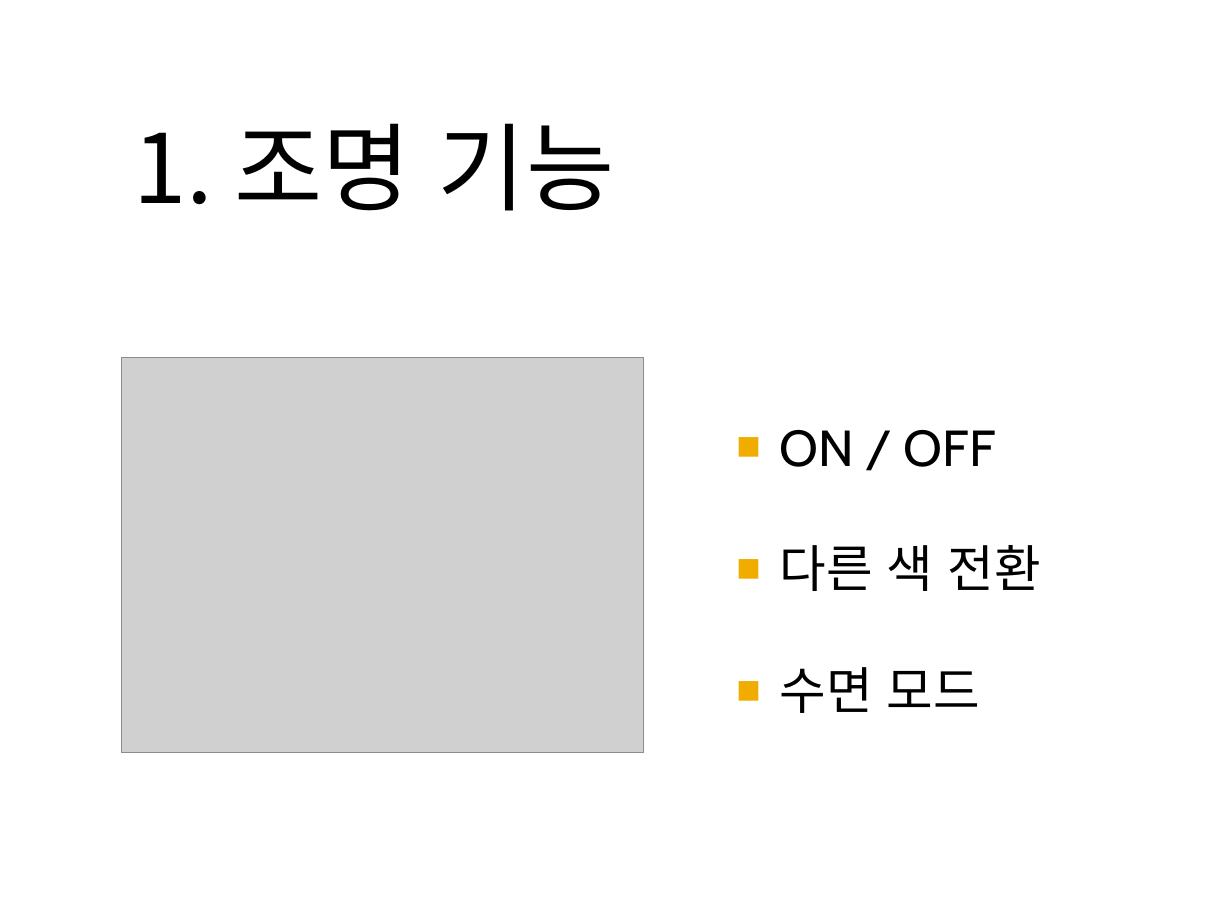
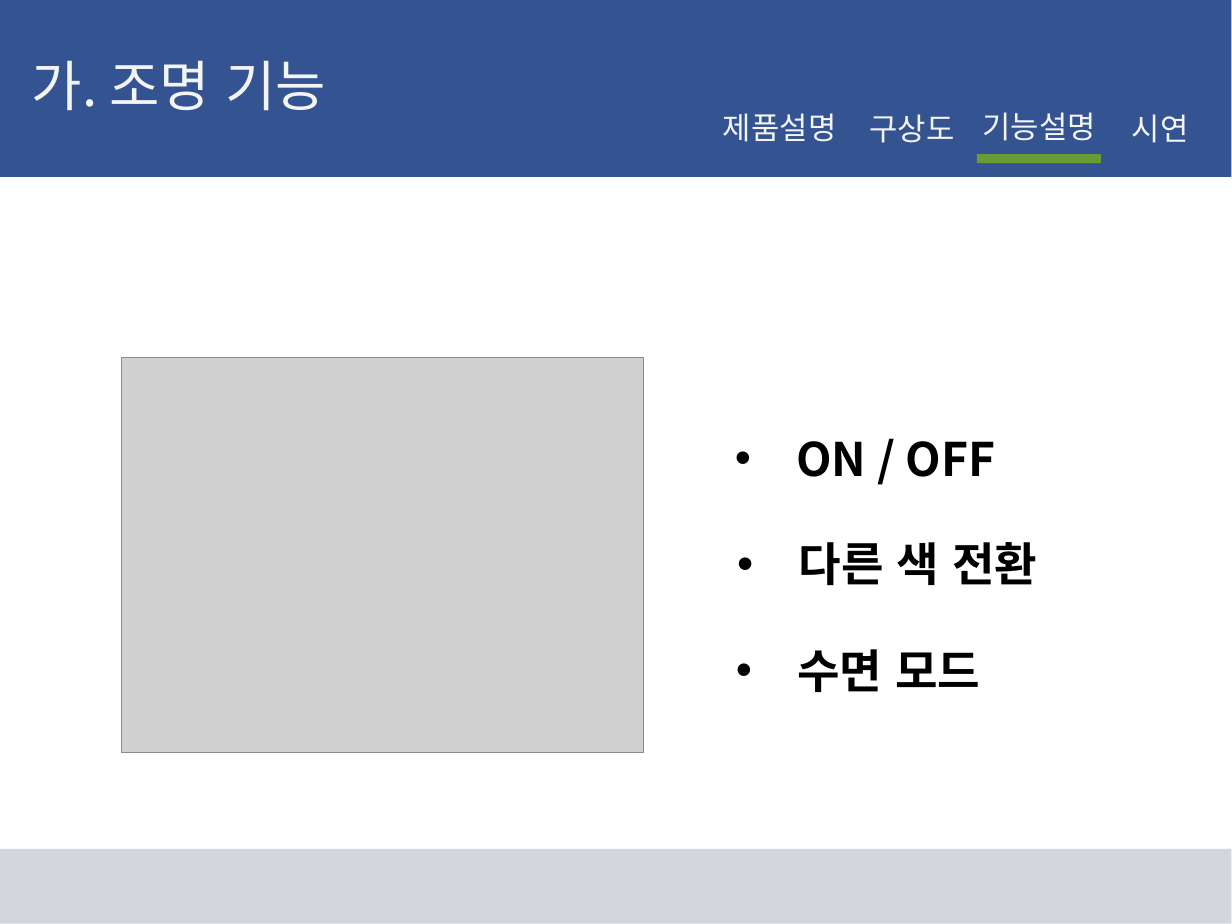
Before and after one commit to kutmicro/2013136046, a slide deck: slide 6 of 보고서/Healing Mood Lamp.pptx. Drawn at 1232x924 pixels with LibreOffice and Linux fonts; fonts in the diff are those of the drawing; grey boxes stand for pictures. Boxes give left, top, right and bottom in pixels: in the first picture for what was removed or moved away, otherwise in the second. Text is boxed around its words. In the diff, an @@ line names an element or a change of style, - is before the commit and + after.

```diff
--- a/보고서/Healing Mood Lamp.pptx
+++ b/보고서/Healing Mood Lamp.pptx
@@ rectangle added at (0,0,1231,177), fill #345391 @@
@@ text at (32,60,327,111): text changed; size 56 to 32 pt; text colour #000000 to #F4F4F4 @@
-1. 조명 기능
+가. 조명 기능
@@ text added at (723,113,836,142), 18 pt, text #F4F4F4 @@
+제품설명
@@ text added at (870,114,955,143), 18 pt, text #F4F4F4 @@
+구상도
@@ text added at (983,112,1096,141), 18 pt, text #F4F4F4 @@
+기능설명
@@ text added at (1132,114,1189,143), 18 pt, text #F4F4F4 @@
+시연
@@ rectangle added at (977,154,1101,163), fill #699B37 @@
@@ text at (780,430,996,467): paragraph removed @@
-■ ON / OFF
@@ text added at (796,441,995,477), 27 pt, text #000000, bold @@
+• ON / OFF
@@ text "다른 색 전환": place and size @@
-text "다른 색 전환" at (780,430,1041,713)
+text "다른 색 전환" at (799,542,1037,585)
@@ text "다른 색 전환" at (799,542,1037,585): size 29.6 to 27 pt, font Cabin to Noto Sans CJK KR, bold on; bullet ■ to • @@
@@ text added at (797,649,980,692), 27 pt, text #000000, bold @@
+• 수면 모드
@@ text at (780,667,980,713): paragraph removed @@
-■ 수면 모드
@@ rectangle added at (0,849,1231,924), fill #D3D6DB @@
```
Also in this commit, not shown: 6 other slides changed, 2 slides added, 3 slides removed.
